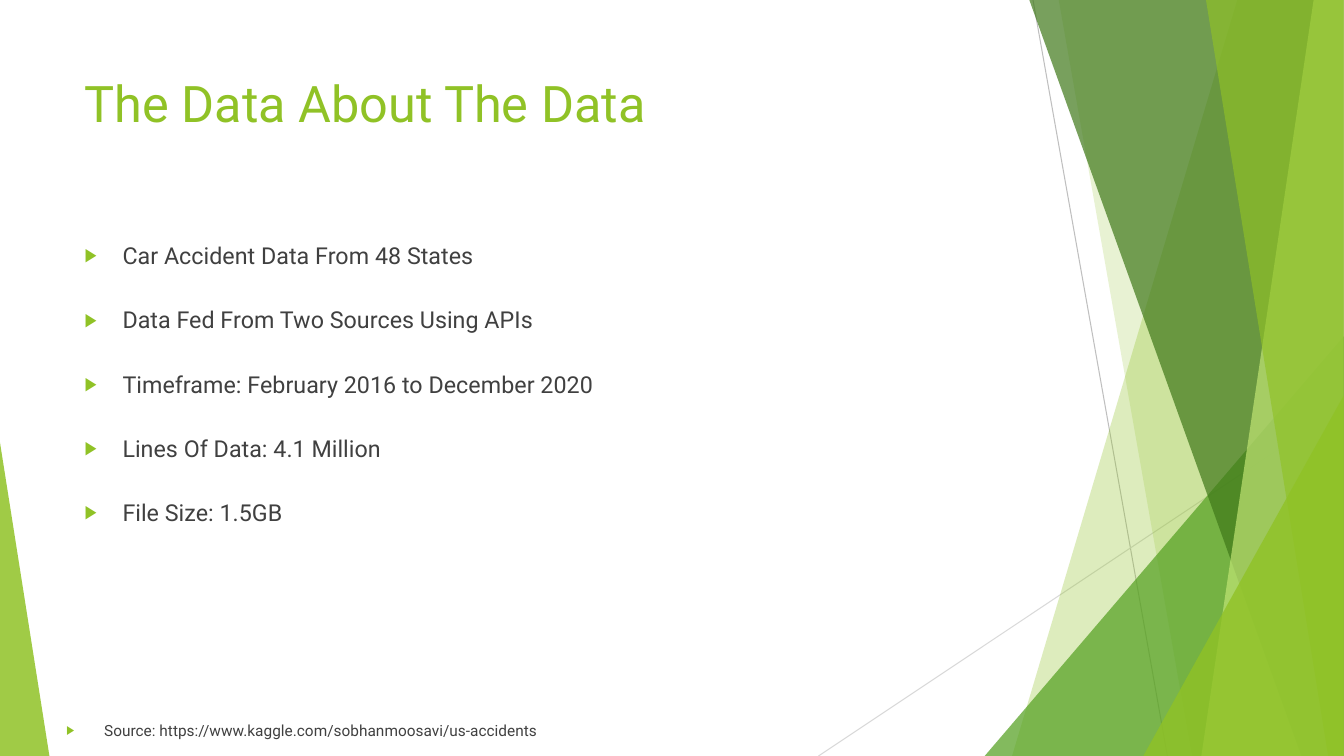
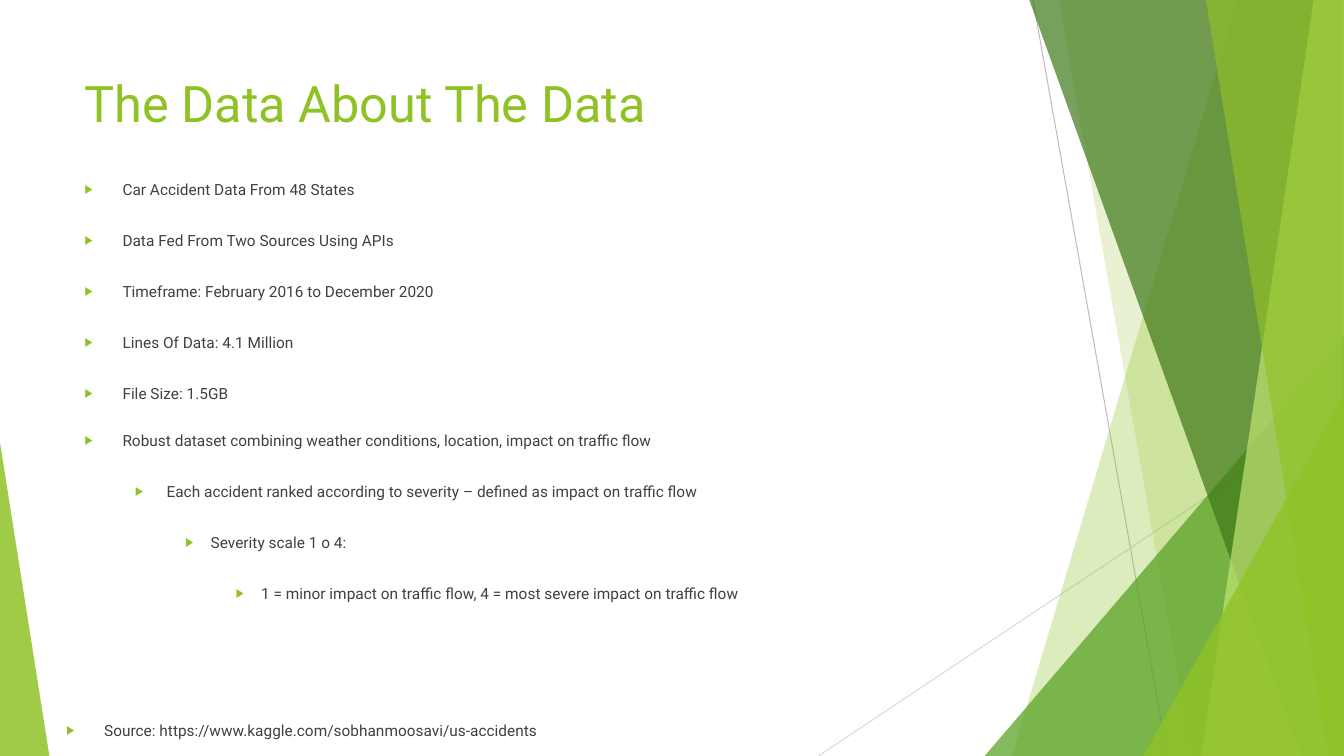
Before and after one commit to sebastiandifrancesco/Accident_Data_2019_Versus_2020, a slide deck: slide 3 of Car Accident Presentation.pptx (slide 2 before the commit). Drawn at 1344x756 pixels with LibreOffice and Linux fonts; fonts in the diff are those of the drawing. Boxes give left, top, right and bottom in pixels: in the first picture for what was removed or moved away, otherwise in the second. Text is boxed around its words. In the diff, an @@ line names an element or a change of style, - is before the commit and + after.

```diff
--- a/Car Accident Presentation.pptx
+++ b/Car Accident Presentation.pptx
@@ text "Car Accident Data From 48 ...": place and size @@
-text "Car Accident Data From 48 ..." at box(123, 246, 592, 521)
+text "Car Accident Data From 48 ..." at box(123, 183, 434, 399)
@@ text "Car Accident Data From 48 ..." at box(123, 183, 434, 399): size 16.6 to 11 pt; line spacing 1.8 to 2 @@
@@ text added at box(123, 434, 738, 602), 11 pt, text #404040 @@
+▶ Robust dataset combining weather conditions, location, impact on traffic flow
+  ▶ Each accident ranked according to severity – defined as impact on traffic flow
+    ▶ Severity scale 1 o 4:
+      ▶ 1 = minor impact on traffic flow, 4 = most severe impact on traffic flow
```
Also in this commit, not shown: 4 other slides changed.
